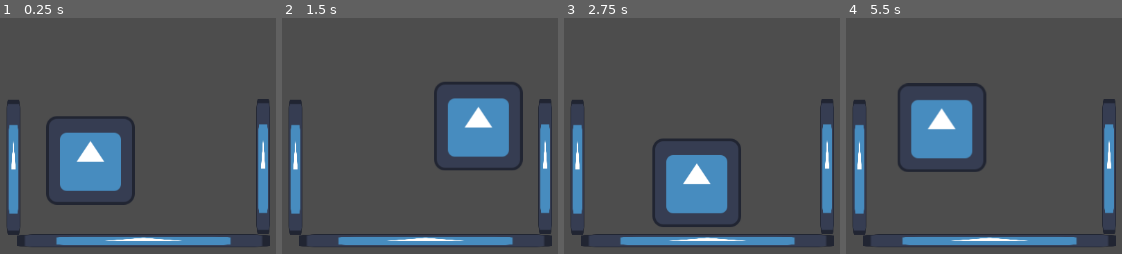
Above: before the commit, frames 1-4 (left to right).
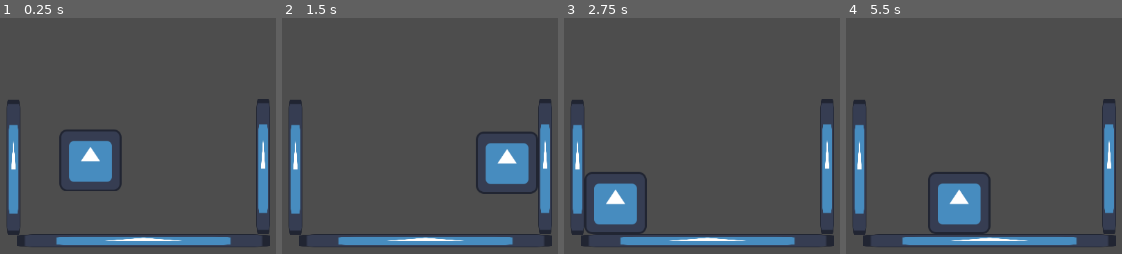
Above: after the commit, the same moments.

Repository: arcality/Built-to-Scale-GMTK-2024
Game: Godot game, scene res://scenes/main.tscn
Two runs of this game, one before a commit and one after it. Both use one fixed random seed, a clock stepped at 60 frames per second and the inputs below. The engine's default icon, where the game draws it, is replaced by a stand-in: a white triangle on a blue panel in a dark square.
Inputs:
- Up to frame 1 (0.25 s): no input
- Up to frame 2 (1.5 s): hold Space (jump) 0.53-1.28 s; hold D (move_right) from 0.53 s (still down); tap Space (jump) at 1.35 s
- Up to frame 3 (2.75 s): tap Space (jump) at 1.52, 1.82 s; release D (move_right) at 2.03 s; hold A (move_left) from 2.03 s (still down); hold Space (jump) from 2.03 s (still down)
- Up to frame 4 (5.5 s): release A (move_left) at 2.78 s; release Space (jump) at 2.78 s; hold D (move_right) 2.78-4.28 s; tap Space (jump) at 2.85, 3.02, 3.32, 4.35, 4.52, 4.82 s; hold Space (jump) 3.53-4.28 s; tap Enter at 4.25 s; hold A (move_left) 4.28-5.03 s; hold D (move_right) from 5.03 s (still down); hold Space (jump) from 5.03 s (still down)

The runs differ from the first frame. In frame 1, 5.1% of the frame differs, in the area x 16-49%, y 41-80%; in frame 2, 9.1%; in frame 3, 11%; in frame 4, 11%, in the area x 18-53%, y 27-92%.

Commit message:
fixed wall jump bugs and made character smaller

Diff:
--- a/scenes/player.tscn
+++ b/scenes/player.tscn
@@ -20,9 +20,11 @@
 active_arm_state = "walljumping"
 
 [node name="CollisionShape2D" type="CollisionShape2D" parent="."]
+scale = Vector2(0.7, 0.7)
 shape = SubResource("RectangleShape2D_bn55i")
 
 [node name="Sprite2D" type="Sprite2D" parent="."]
+scale = Vector2(0.7, 0.7)
 texture = ExtResource("1_adi12")
 
 [node name="FiniteStateMachine" type="Node" parent="." node_paths=PackedStringArray("initial_state")]
@@ -55,12 +57,12 @@
 script = ExtResource("10_vcfsn")
 
 [node name="RayCastRight" type="RayCast2D" parent="."]
-position = Vector2(65, 0)
+position = Vector2(46, 0)
 target_position = Vector2(16, 0)
 hit_from_inside = true
 
 [node name="RayCastLeft" type="RayCast2D" parent="."]
-position = Vector2(-65, 0)
+position = Vector2(-46, 0)
 target_position = Vector2(-16, 0)
 hit_from_inside = true
 
--- a/scripts/player.gd
+++ b/scripts/player.gd
@@ -2,7 +2,7 @@
 class_name Player # so that autocompletion partially works
 
 var gravity := 2000.0
-var speed := 10000.0
+var speed := 20000.0
 var jump_strength := -600.0
 var special_jump_used := false
 var facing_direction := 1.0
--- a/scripts/state-machine/dashing.gd
+++ b/scripts/state-machine/dashing.gd
@@ -17,3 +17,4 @@
 
 func _on_timer_timeout():
 	state_transition.emit(self, "falling")
+	print("transition to falling")
--- a/scripts/state-machine/falling.gd
+++ b/scripts/state-machine/falling.gd
@@ -20,7 +20,7 @@
 		state_transition.emit(self, "idle")
 		print("transition to idle")
 
-	# checks if the player is touching a wall and falling down
+	# checks if the player is touching a wall and falling down and account for buffer
 	if player.is_on_wall() and player.velocity.y > 0 and timer > 0.1:
 		if Input.is_action_pressed("move_right") and $"../../RayCastRight".is_colliding():
 			state_transition.emit(self, "clinging")
@@ -30,7 +30,6 @@
 			state_transition.emit(self, "clinging")
 			print("transition to clinging")
 			player.clinging_direction = -1.0
-	# this might not work yet
 
 	if not player.special_jump_used and Input.is_action_just_pressed("jump") and timer > 0.1:
 		player.special_jump_used = true
--- a/scripts/state-machine/idle.gd
+++ b/scripts/state-machine/idle.gd
@@ -18,3 +18,7 @@
 	if Input.is_action_just_pressed("jump") and player.is_on_floor():
 		state_transition.emit(self, "jumping")
 		print("transition to jumping from idle")
+
+	if not player.is_on_floor():
+		state_transition.emit(self, "falling")
+		print("transition to falling")
--- a/scripts/state-machine/running.gd
+++ b/scripts/state-machine/running.gd
@@ -11,7 +11,7 @@
 	# speed here.
 	# this way the other states can access the player's speed without needing
 	# to know which running state is being used by the robot
-	player.speed = 10000
+	player.speed = 20000
 	speed = player.speed
 
 
@@ -28,6 +28,10 @@
 		state_transition.emit(self, "idle")
 		print("transition to idle")
 
-	if player.trying_jump() and player.is_on_floor():
+	if Input.is_action_just_pressed("jump") and player.is_on_floor():
 		state_transition.emit(self, "jumping")
 		print("transition to jumping")
+
+	if not player.is_on_floor():
+		state_transition.emit(self, "falling")
+		print("transition to falling")
--- a/scripts/state-machine/walljumping.gd
+++ b/scripts/state-machine/walljumping.gd
@@ -7,7 +7,6 @@
 	player.velocity.y = player.jump_strength
 	if $"../../RayCastRight".is_colliding():
 		player.velocity.x = -1000
-		print("colliding")
 	elif $"../../RayCastLeft".is_colliding():
 		player.velocity.x = 1000
 
